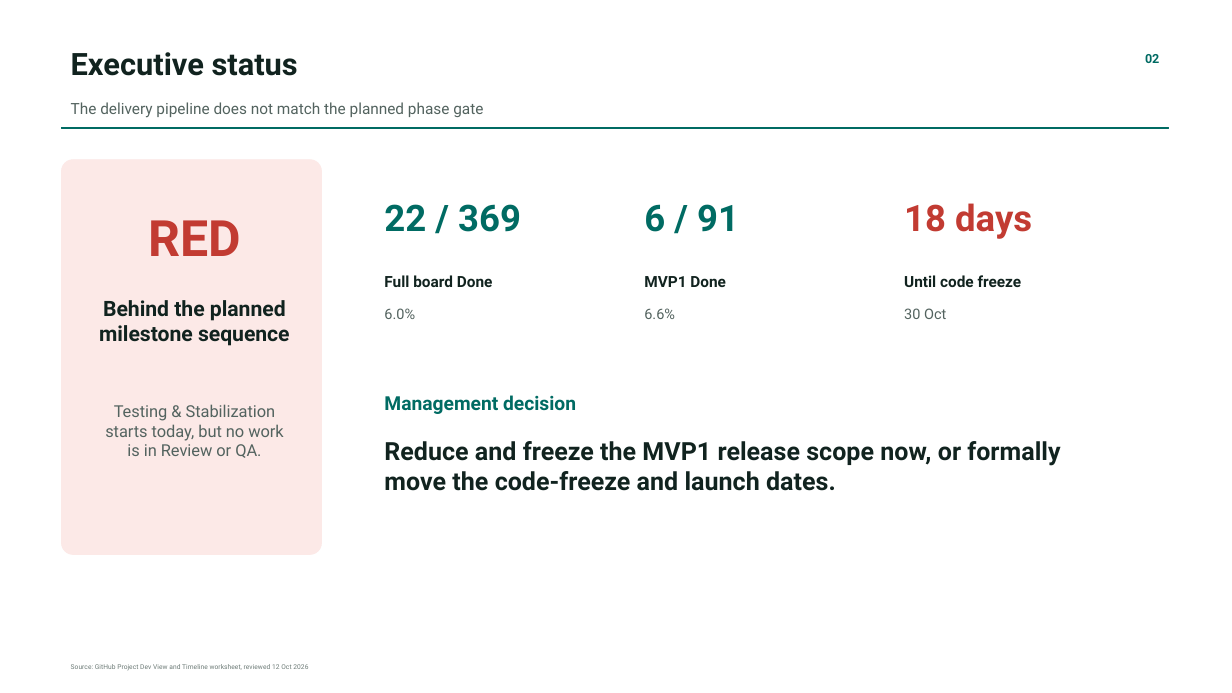
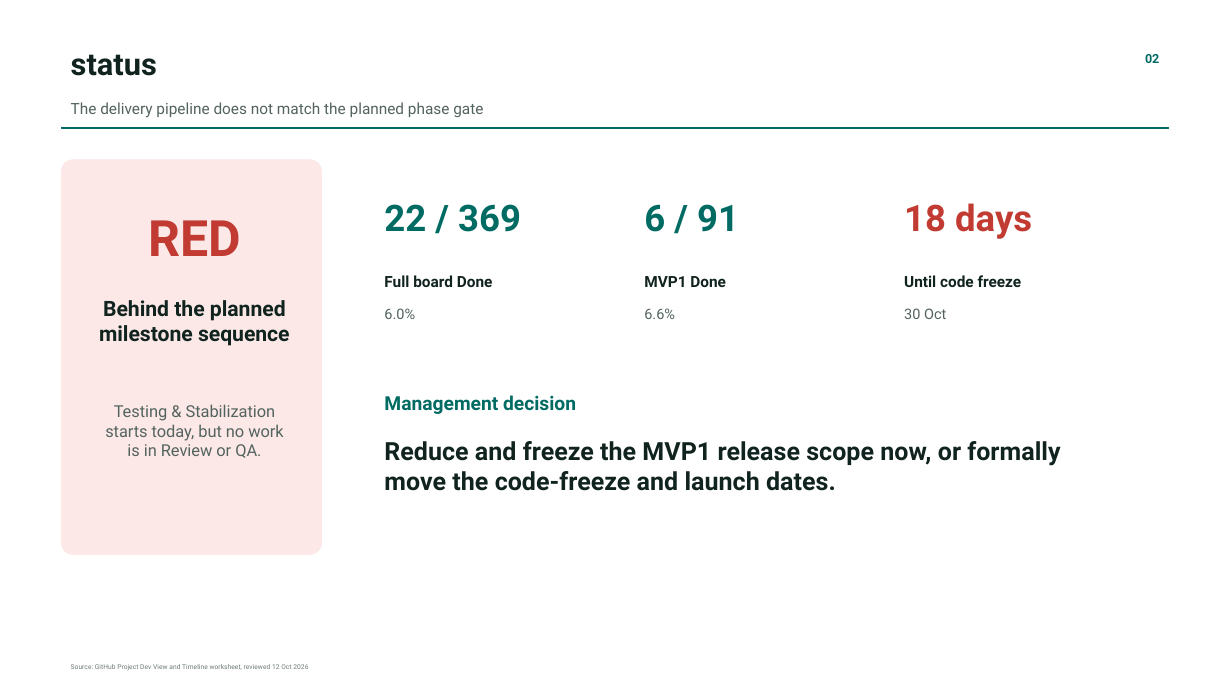
Before and after one commit to BurnIMJerome/KORA, a slide deck: slide 2 of outputs/KORA_Development_Progress_2026-10-12.pptx. Drawn at 1232x693 pixels with LibreOffice and Linux fonts; fonts in the diff are those of the drawing. Boxes give left, top, right and bottom in pixels: in the first picture for what was removed or moved away, otherwise in the second. Text is boxed around its words. In the diff, an @@ line names an element or a change of style, - is before the commit and + after.

```diff
--- a/outputs/KORA_Development_Progress_2026-10-12.pptx
+++ b/outputs/KORA_Development_Progress_2026-10-12.pptx
@@ text at bbox=[71, 54, 157, 76]: text changed @@
-Executive status
+status
```
Also in this commit, not shown: 5 other slides changed, 1 other file.
